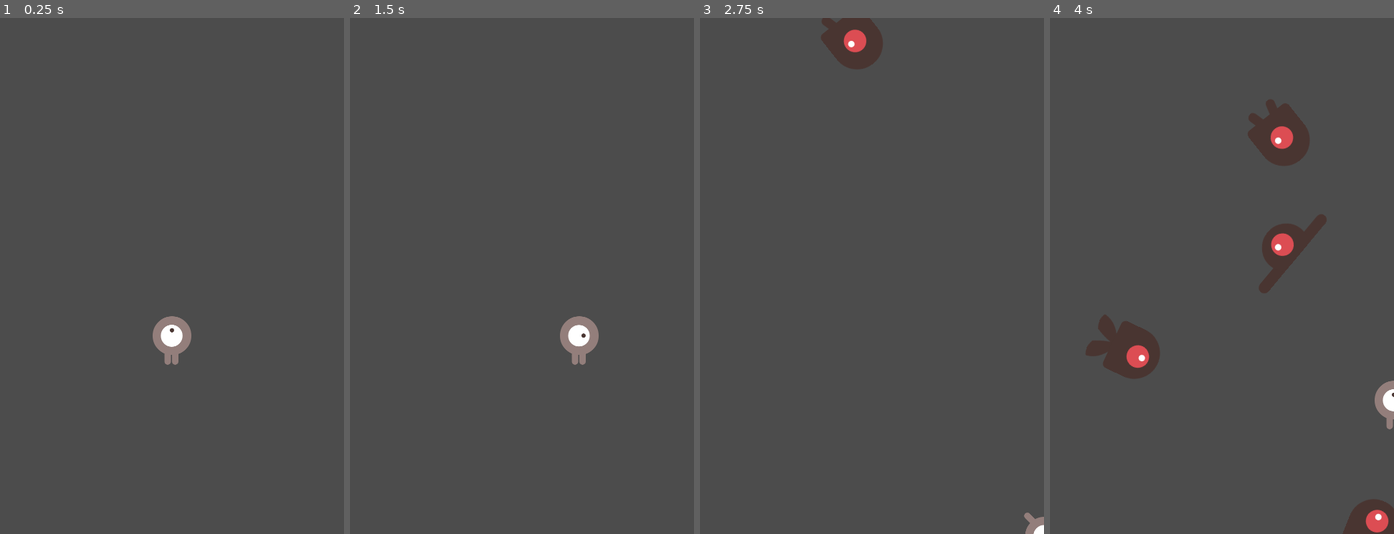
Above: before the commit, frames 1-4 (left to right).
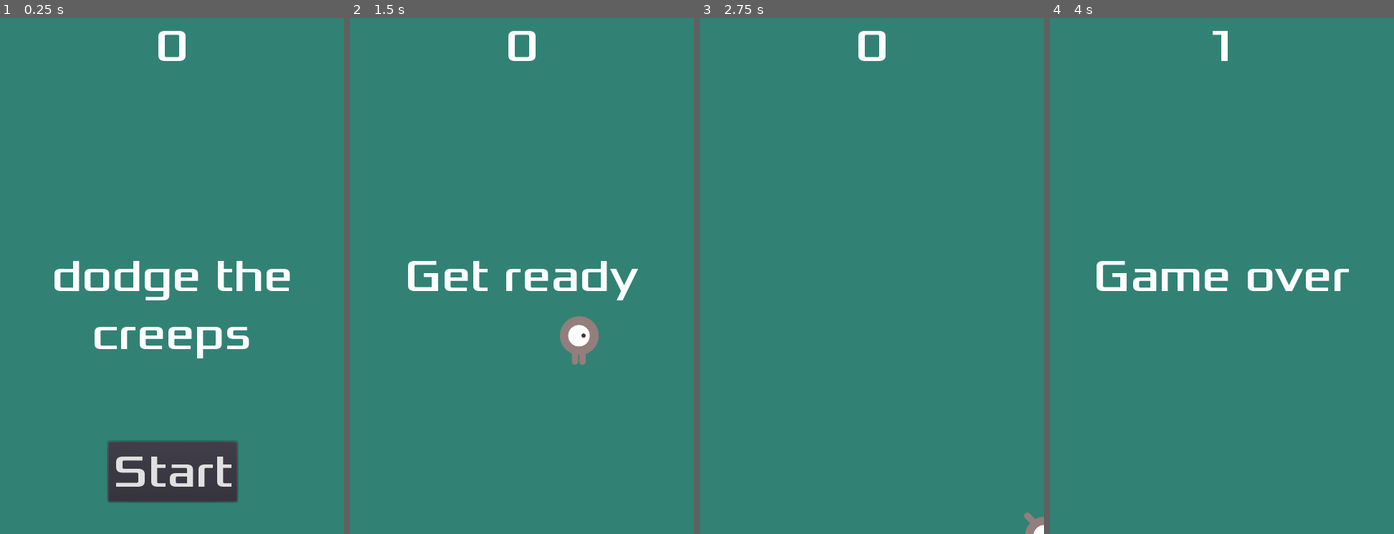
Above: after the commit, the same moments.

Repository: xfirestarterx/gtut
Game: Godot game, scene res://Main/main.tscn
Same seed, same stepped clock (60 frames per second), same inputs: the game is played once before the commit and once after it.
Inputs (mouse positions are in pixels of both pictures, inside the frame that each line leads up to):
- Up to frame 1 (0.25 s): no input
- Up to frame 2 (1.5 s): click (522, 472) at 0.5 s, where only the run after the commit has a clickable "Start"; tap Enter at 1.25 s; hold Right (ui_right) from 1.28 s (still down)
- Up to frame 3 (2.75 s): release Right (ui_right) at 2.03 s; hold Down (ui_down) from 2.03 s (still down)
- Up to frame 4 (4 s): release Down (ui_down) at 2.78 s; hold Right (ui_right) 2.78-3.53 s; hold Up (ui_up) from 3.53 s (still down)

The runs differ from the first frame. In frame 1, 96% of the frame differs, in the area x 0-100%, y 0-100%; in frame 2, 99%; in frame 3, 100%; in frame 4, 100%.

Commit message:
added hud

Diff:
--- /dev/null
+++ b/HUD/HUD.gd
@@ -0,0 +1,31 @@
+extends CanvasLayer
+
+
+signal start_game
+
+func show_message(text: String) -> void:
+	$Message.text = text
+	$Message.show()
+	$MessageTimer.start()
+
+func show_game_over() -> void:
+	show_message('Game over')
+	yield($MessageTimer, "timeout")
+
+	$Message.text = 'Dodge the \nCreeps'
+	$Message.show()
+
+	yield(get_tree().create_timer(1), "timeout")
+	$StartButton.show()
+
+func update_score(score: int) -> void:
+	$ScoreLabel.text = str(score)
+
+
+func _on_StartButton_pressed() -> void:
+	$StartButton.hide()
+	emit_signal("start_game")
+
+
+func _on_MessageTimer_timeout() -> void:
+	$Message.hide()
--- /dev/null
+++ b/HUD/HUD.tscn
@@ -0,0 +1,64 @@
+[gd_scene load_steps=6 format=2]
+
+[ext_resource path="res://assets/fonts/Xolonium-Regular.ttf" type="DynamicFontData" id=1]
+[ext_resource path="res://HUD/HUD.gd" type="Script" id=2]
+
+[sub_resource type="DynamicFont" id=1]
+size = 64
+font_data = ExtResource( 1 )
+
+[sub_resource type="InputEventAction" id=2]
+action = "ui_select"
+
+[sub_resource type="ShortCut" id=3]
+shortcut = SubResource( 2 )
+
+[node name="HUD" type="CanvasLayer"]
+script = ExtResource( 2 )
+
+[node name="ScoreLabel" type="Label" parent="."]
+anchor_right = 1.0
+margin_bottom = 78.0
+custom_fonts/font = SubResource( 1 )
+text = "0"
+align = 1
+__meta__ = {
+"_edit_use_anchors_": false
+}
+
+[node name="Message" type="Label" parent="."]
+anchor_top = 0.5
+anchor_right = 1.0
+anchor_bottom = 0.5
+margin_top = -39.0
+margin_bottom = 39.0
+custom_fonts/font = SubResource( 1 )
+text = "dodge the creeps"
+align = 1
+autowrap = true
+__meta__ = {
+"_edit_use_anchors_": false
+}
+
+[node name="StartButton" type="Button" parent="."]
+anchor_left = 0.5
+anchor_top = 1.0
+anchor_right = 0.5
+anchor_bottom = 1.0
+margin_left = -89.3076
+margin_top = -128.684
+margin_right = 90.6924
+margin_bottom = -44.6841
+custom_fonts/font = SubResource( 1 )
+shortcut = SubResource( 3 )
+text = "Start"
+__meta__ = {
+"_edit_use_anchors_": false
+}
+
+[node name="MessageTimer" type="Timer" parent="."]
+wait_time = 2.0
+one_shot = true
+
+[connection signal="pressed" from="StartButton" to="." method="_on_StartButton_pressed"]
+[connection signal="timeout" from="MessageTimer" to="." method="_on_MessageTimer_timeout"]
--- a/Main/Main.gd
+++ b/Main/Main.gd
@@ -6,17 +6,23 @@
 
 func _ready() -> void:
 	randomize()
-	new_game()
 
 
 func game_over() -> void:
 	$ScoreTimer.stop()
 	$MobTimer.stop()
+	$HUD.show_game_over()
+	get_tree().call_group("mobs", "queue_free")
+	$Sfx.play()
+	$Music.stop()
 
 func new_game() -> void:
 	score = 0
 	$Player.start($StartPosition.position)
 	$StartTimer.start()
+	$HUD.update_score(score)
+	$HUD.show_message('Get ready')
+	$Music.play()
 
 
 func _on_StartTimer_timeout() -> void:
@@ -26,6 +32,7 @@
 
 func _on_ScoreTimer_timeout():
 	score += 1
+	$HUD.update_score(score)
 
 
 func _on_MobTimer_timeout():
--- a/Main/main.tscn
+++ b/Main/main.tscn
@@ -1,17 +1,28 @@
-[gd_scene load_steps=5 format=2]
+[gd_scene load_steps=8 format=2]
 
 [ext_resource path="res://Player/player.tscn" type="PackedScene" id=1]
 [ext_resource path="res://Main/Main.gd" type="Script" id=2]
 [ext_resource path="res://Mob/Mob.tscn" type="PackedScene" id=3]
+[ext_resource path="res://HUD/HUD.tscn" type="PackedScene" id=4]
+[ext_resource path="res://assets/art/gameover.wav" type="AudioStream" id=5]
+[ext_resource path="res://assets/art/House In a Forest Loop.ogg" type="AudioStream" id=6]
 
 [sub_resource type="Curve2D" id=1]
 _data = {
 "points": PoolVector2Array( 0, 0, 0, 0, 0, 0, 0, 0, 0, 0, 480, 0, 0, 0, 0, 0, 480, 720, 0, 0, 0, 0, 0, 720, 0, 0, 0, 0, 0, 0 )
 }
 
-[node name="Node" type="Node"]
+[node name="Main" type="Node"]
 script = ExtResource( 2 )
 Mob = ExtResource( 3 )
+
+[node name="ColorRect" type="ColorRect" parent="."]
+anchor_right = 1.0
+anchor_bottom = 1.0
+color = Color( 0.196078, 0.513726, 0.462745, 1 )
+__meta__ = {
+"_edit_use_anchors_": false
+}
 
 [node name="ScoreTimer" type="Timer" parent="."]
 
@@ -32,7 +43,16 @@
 
 [node name="MobSpawnLocation" type="PathFollow2D" parent="MobPath"]
 
+[node name="HUD" parent="." instance=ExtResource( 4 )]
+
+[node name="Music" type="AudioStreamPlayer2D" parent="."]
+stream = ExtResource( 6 )
+
+[node name="Sfx" type="AudioStreamPlayer2D" parent="."]
+stream = ExtResource( 5 )
+
 [connection signal="timeout" from="ScoreTimer" to="." method="_on_ScoreTimer_timeout"]
 [connection signal="hit" from="Player" to="." method="game_over"]
 [connection signal="timeout" from="MobTimer" to="." method="_on_MobTimer_timeout"]
 [connection signal="timeout" from="StartTimer" to="." method="_on_StartTimer_timeout"]
+[connection signal="start_game" from="HUD" to="." method="new_game"]
--- a/Mob/Mob.tscn
+++ b/Mob/Mob.tscn
@@ -10,6 +10,11 @@
 
 [sub_resource type="SpriteFrames" id=1]
 animations = [ {
+"frames": [ ExtResource( 5 ), ExtResource( 4 ) ],
+"loop": true,
+"name": "fly",
+"speed": 3.0
+}, {
 "frames": [ ExtResource( 1 ), ExtResource( 2 ) ],
 "loop": true,
 "name": "swim",
@@ -19,18 +24,16 @@
 "loop": true,
 "name": "walk",
 "speed": 3.0
-}, {
-"frames": [ ExtResource( 5 ), ExtResource( 4 ) ],
-"loop": true,
-"name": "fly",
-"speed": 3.0
 } ]
 
 [sub_resource type="CapsuleShape2D" id=2]
-radius = 35.8354
-height = 29.3832
+radius = 24.9169
+height = 18.2114
 
-[node name="RigidBody2D" type="RigidBody2D"]
+[node name="Mob" type="RigidBody2D" groups=[
+"mobs",
+]]
+position = Vector2( 0.253914, 0 )
 collision_mask = 0
 gravity_scale = 0.0
 script = ExtResource( 7 )
@@ -39,7 +42,7 @@
 }
 
 [node name="AnimatedSprite" type="AnimatedSprite" parent="."]
-scale = Vector2( 0.75, 0.75 )
+scale = Vector2( 0.5, 0.5 )
 frames = SubResource( 1 )
 animation = "walk"
 frame = 1
